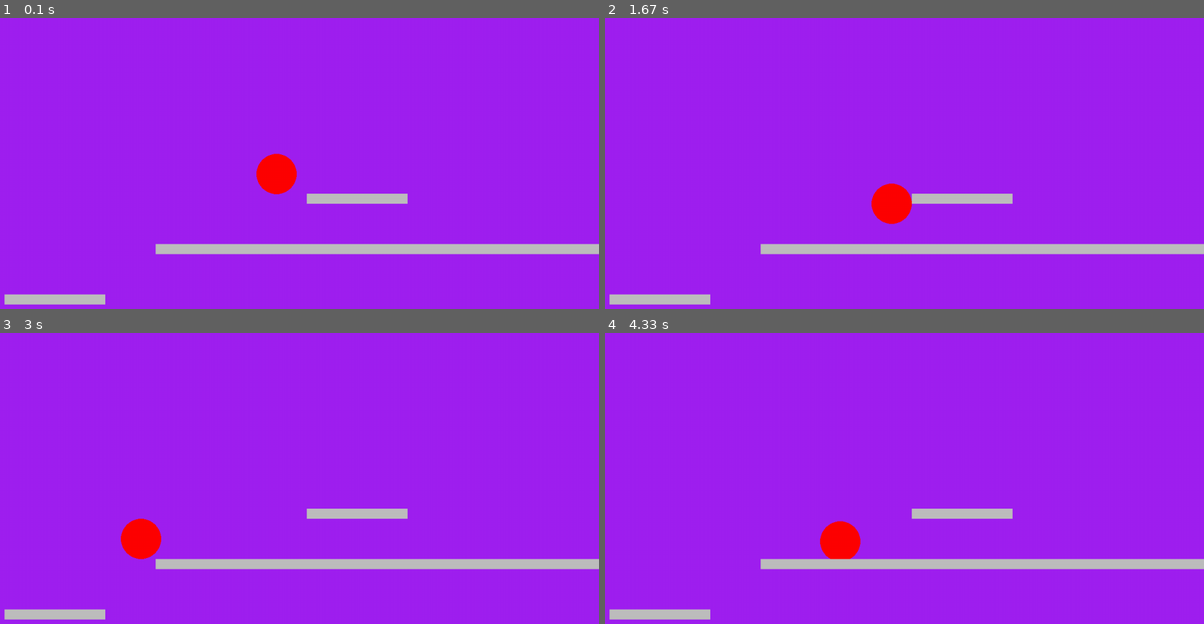
Above: before the commit, frames 1-4 (two rows, left to right).
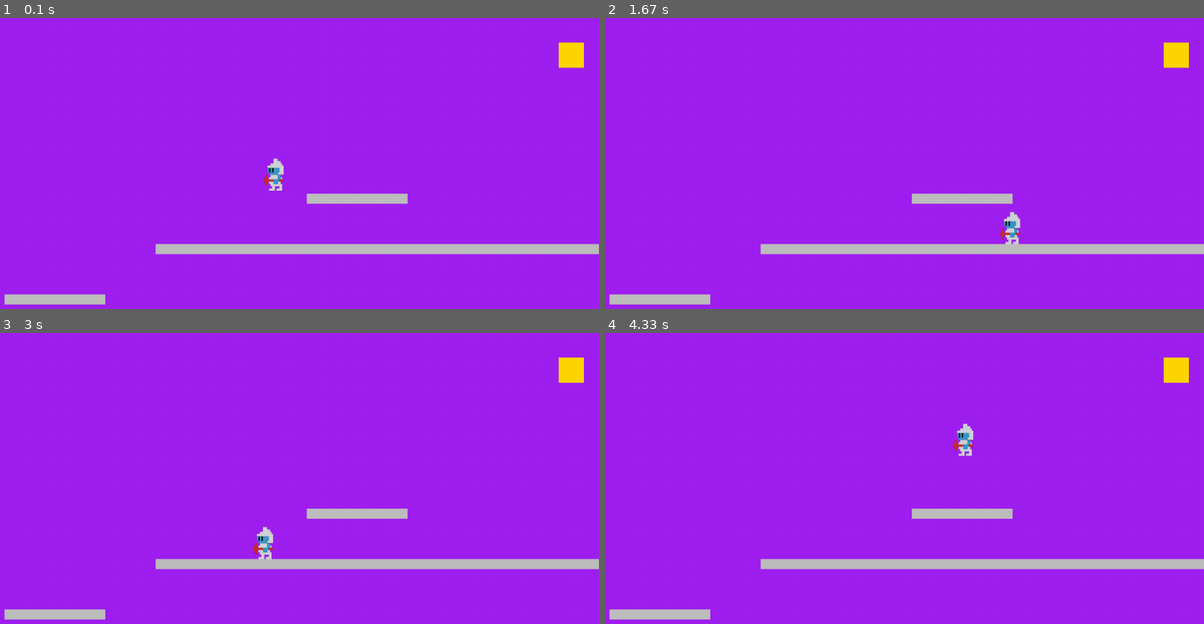
Above: after the commit, the same moments.

Repository: lambo-n/thecoderschool-pygames
Game: pygame game, started from davidObby.py
Same seed, same stepped clock (60 frames per second), same inputs: the game is played once before the commit and once after it.
Inputs:
- Up to frame 1 (0.1 s): no input
- Up to frame 2 (1.67 s): hold D 0.33-0.8 s; hold W 0.83-1.13 s; hold D 1.17-1.63 s
- Up to frame 3 (3 s): hold A 1.67-2.2 s; hold S 2.23-2.53 s; hold A 2.57-2.97 s
- Up to frame 4 (4.33 s): hold W 3-3.37 s; hold D 3.4-4.03 s; hold S from 4.07 s (still down)

The runs differ from the first frame. In frame 1, 1.1% of the frame differs, in the area x 42-98%, y 8-61%; in frame 2, 1.4%, in the area x 44-98%, y 8-78%; in frame 3, 1.4%; in frame 4, 1.4%.

Commit message:
david 5/29

Diff:
--- a/davidObby.py
+++ b/davidObby.py
@@ -11,6 +11,11 @@
 dt = 0
 
 player_pos = pygame.Vector2(screen.get_width() / 2, screen.get_height() / 2)
+
+digdugImage = pygame.image.load("assets/digdug.png").convert_alpha()
+digdugImage = pygame.transform.scale(digdugImage, (64, 64))
+
+escapeRect = pygame.Rect(1200, 100, 50, 50)
 
 gravity = 0
 
@@ -33,15 +38,16 @@
     # fill the screen with a color to wipe away anything from last frame
     screen.fill("purple")
 
-    playerRect = pygame.Rect(player_pos.x - 40, player_pos.y - 40, 80, 80)
-    pygame.draw.circle(screen, "red", player_pos, 40)
-
-
     for platform in platforms:
         platform.update(screen)
 
+    pygame.draw.rect(screen, "gold", escapeRect)
+
     gravity += 12 * dt
     player_pos.y += gravity
+
+    # Build the rect AFTER moving, so collision tests the current position
+    playerRect = pygame.Rect(player_pos.x - 32, player_pos.y - 32, 64, 64)
 
     # Platform collisions
     canJump = False
@@ -74,14 +80,20 @@
 
 
     keys = pygame.key.get_pressed()
-    if keys[pygame.K_w]:
-        player_pos.y -= 300 * dt
+    if keys[pygame.K_w] and canJump:
+        player_pos.y -= 20
+        gravity = -600 * dt
+        canJump = False
+
     if keys[pygame.K_s]:
-        player_pos.y += 300 * dt
+        pass
     if keys[pygame.K_a]:
         player_pos.x -= 300 * dt
     if keys[pygame.K_d]:
         player_pos.x += 300 * dt
+
+    # Draw the player at its final, collision-corrected position
+    screen.blit(digdugImage, (player_pos.x - 32, player_pos.y - 32))
 
     # flip() the display to put your work on screen
     pygame.display.flip()
--- /dev/null
+++ b/trridivCollector.py
@@ -0,0 +1,60 @@
+# Example file showing a circle moving on screen
+from random import *
+
+import pygame
+
+# pygame setup
+pygame.init()
+screen = pygame.display.set_mode((1280, 720))
+clock = pygame.time.Clock()
+running = True
+dt = 0
+
+player_pos = pygame.Vector2(screen.get_width() / 2, screen.get_height() / 2)
+square_pos = pygame.Vector2(1000, 300)
+
+# print(player_pos.x)
+# print(player_pos.y)
+
+while running:
+    # poll for events
+    # pygame.QUIT event means the user clicked X to close your window
+    for event in pygame.event.get():
+        if event.type == pygame.QUIT:
+            running = False
+
+    # fill the screen with a color to wipe away anything from last frame
+    screen.fill("purple")
+
+
+
+    playerHitbox = pygame.Rect(player_pos.x-20, player_pos.y-20, 40, 40)
+    pygame.draw.circle(screen, "red", player_pos, 40)
+
+    pygame.draw.rect(screen, "blue", (square_pos.x, square_pos.y, 50, 50))
+
+    # if playerHitbox.colliderect(rectValue):
+    #     square_pos.x = 700
+    #     square_pos.y = 400
+
+    print(square_pos)
+
+    keys = pygame.key.get_pressed()
+    if keys[pygame.K_w]:
+        player_pos.y -= 300 * dt
+    if keys[pygame.K_s]:
+        player_pos.y += 300 * dt
+    if keys[pygame.K_a]:
+        player_pos.x -= 300 * dt
+    if keys[pygame.K_d]:
+        player_pos.x += 300 * dt
+
+    # flip() the display to put your work on screen
+    pygame.display.flip()
+
+    # limits FPS to 60
+    # dt is delta time in seconds since last frame, used for framerate-
+    # independent physics.
+    dt = clock.tick(60) / 1000
+
+pygame.quit()
